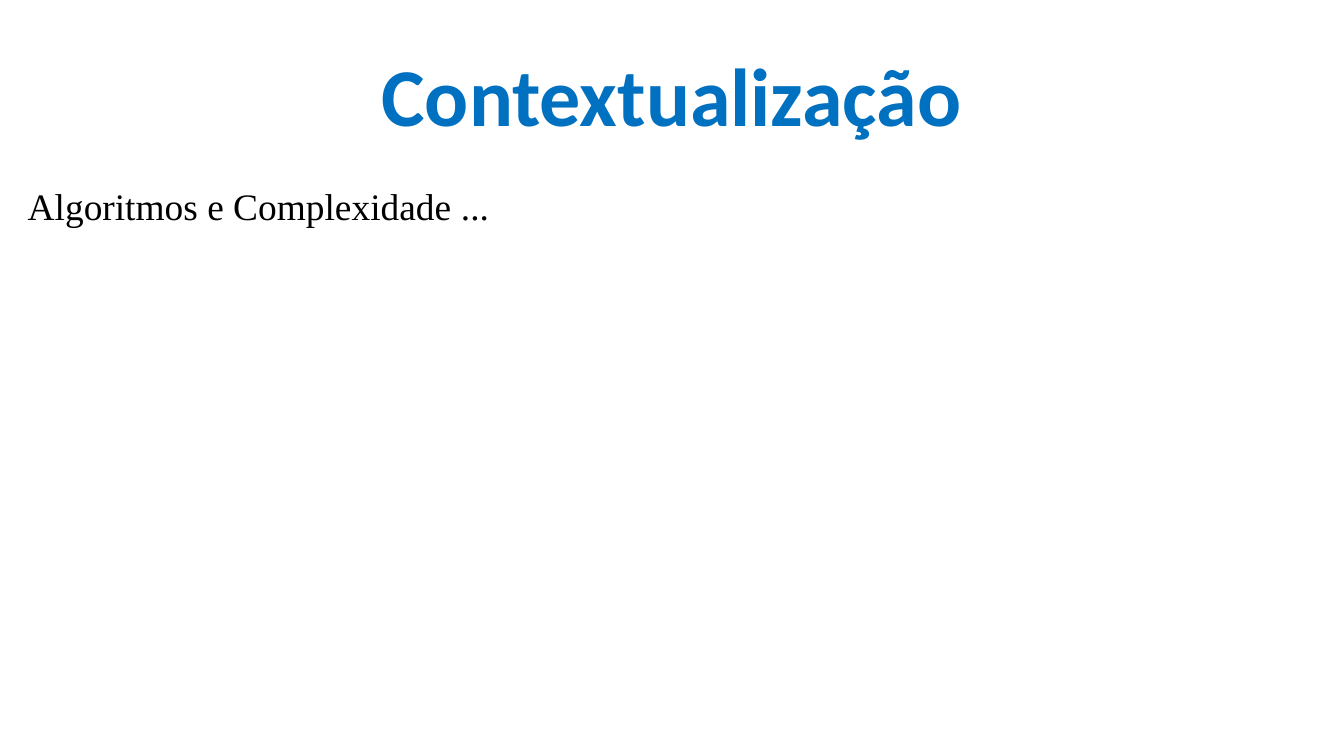
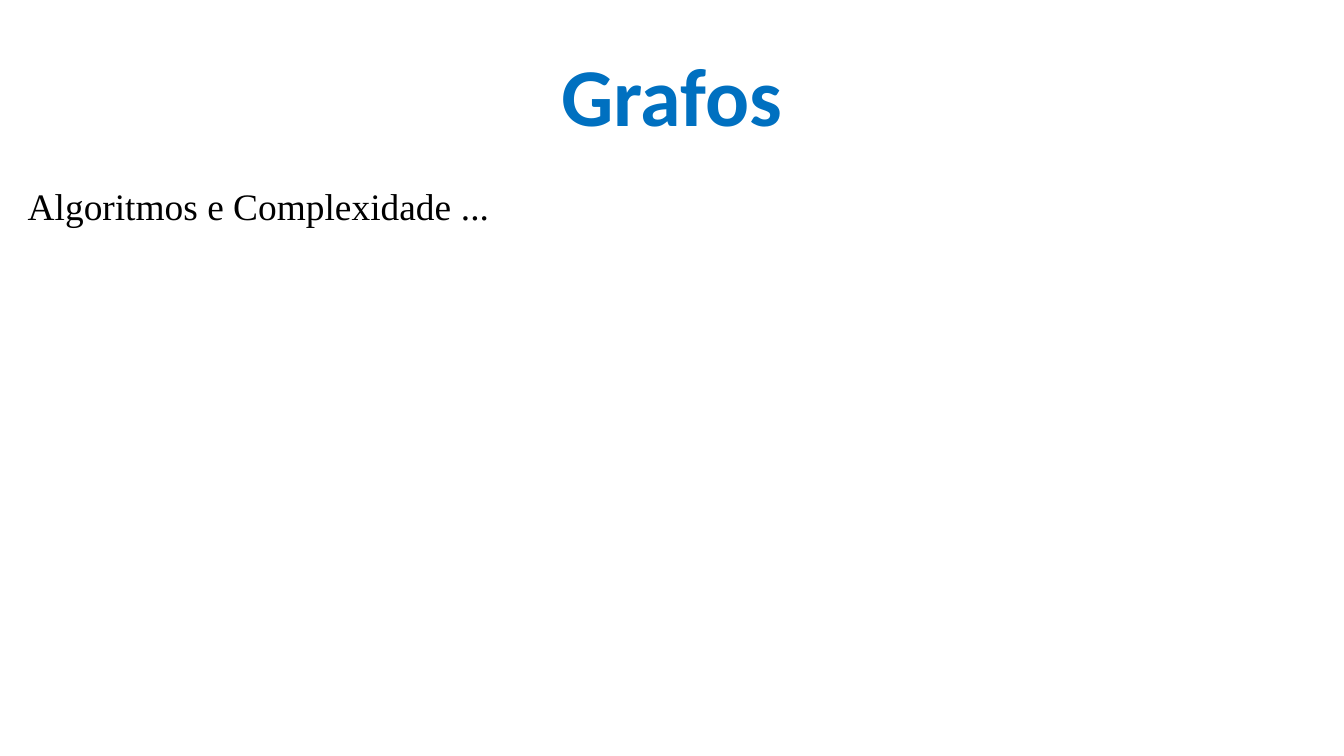
Before and after one commit to CloudEducationBrazil/WydenAlgoritmosEComplexidade, a slide deck: slide 3 of 01 Classes/Aula 07 - Algoritmos e Complexidade - Grafos.pptx. Drawn at 1344x756 pixels with LibreOffice and Linux fonts; fonts in the diff are those of the drawing; background and template pictures are left out. Boxes give left, top, right and bottom in pixels: in the first picture for what was removed or moved away, otherwise in the second. Text is boxed around its words. In the diff, an @@ line names an element or a change of style, - is before the commit and + after.

```diff
--- a/01 Classes/Aula 07 - Algoritmos e Complexidade - Grafos.pptx
+++ b/01 Classes/Aula 07 - Algoritmos e Complexidade - Grafos.pptx
@@ title at (x1=561, y1=69, x2=782, y2=127): text changed @@
-Contextualização
+Grafos
```
Also in this commit, not shown: 1 other slide changed, 12 other files.
